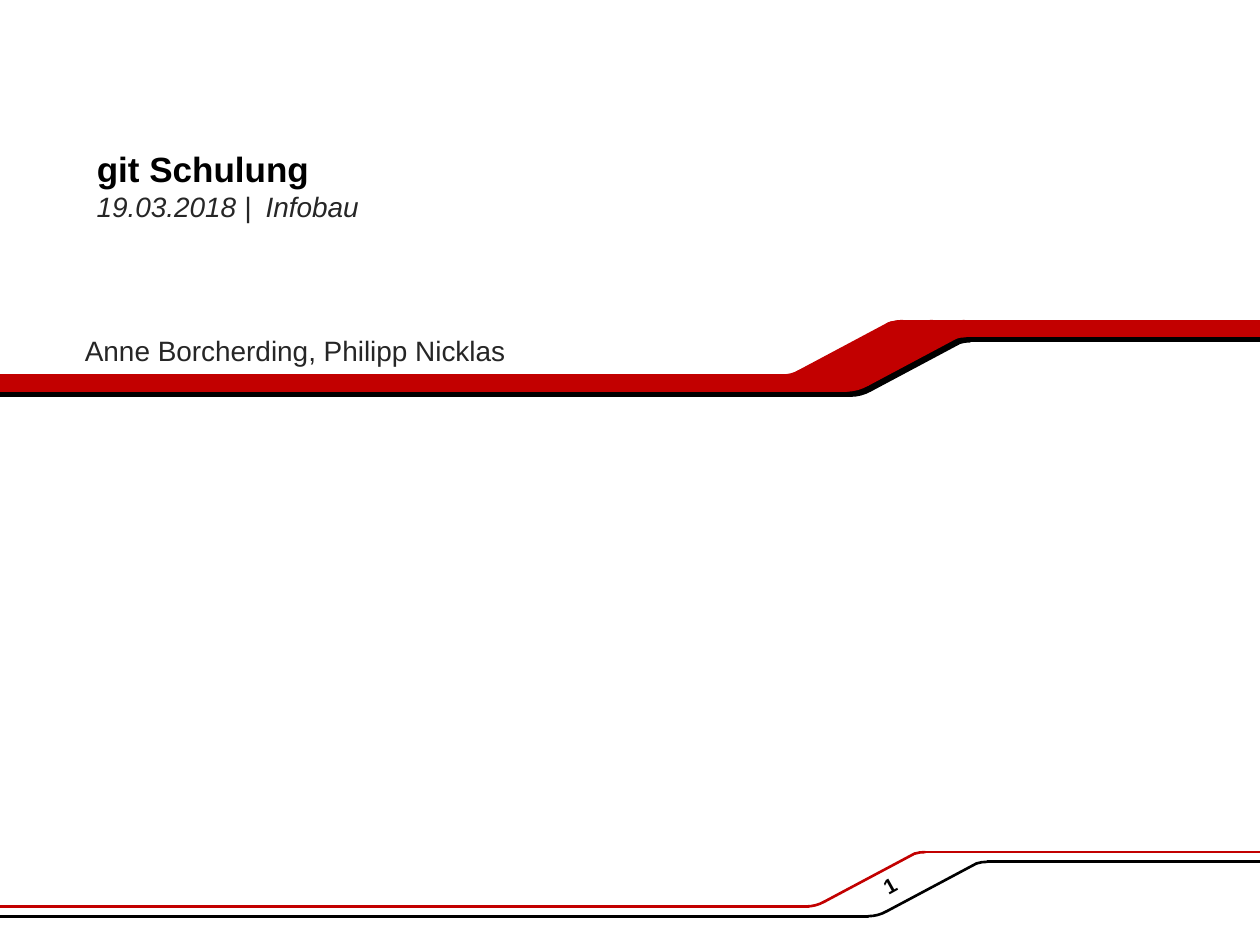
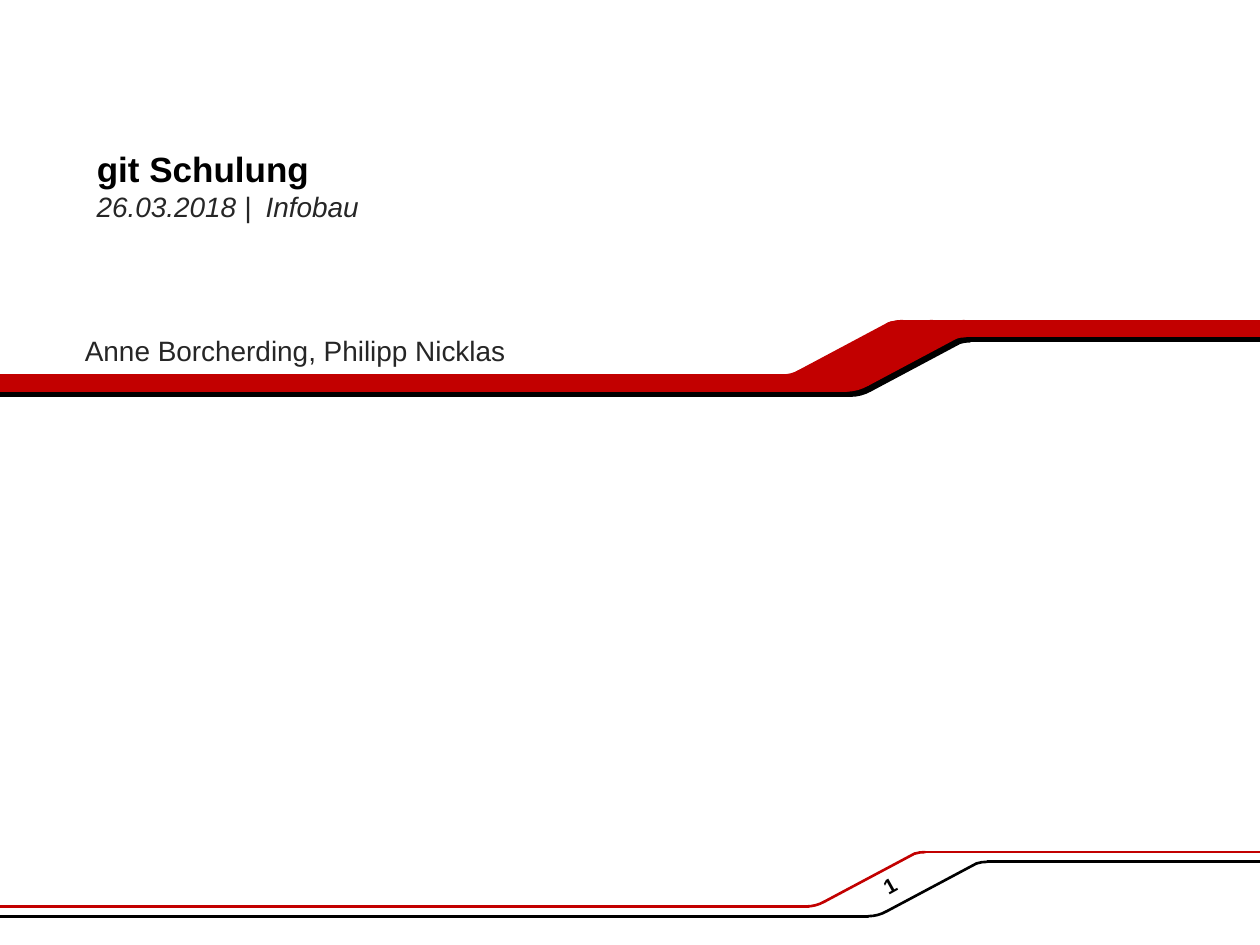
Before and after one commit to PhillyVsWilly/Freibier, a slide deck: slide 1 of git Schulung.pptx. Drawn at 1260x945 pixels with LibreOffice and Linux fonts; fonts in the diff are those of the drawing; background and template pictures are left out. Boxes give left, top, right and bottom in pixels: in the first picture for what was removed or moved away, otherwise in the second. Text is boxed around its words. In the diff, an @@ line names an element or a change of style, - is before the commit and + after.

```diff
--- a/git Schulung.pptx
+++ b/git Schulung.pptx
@@ text at bbox=[97, 197, 237, 218]: text changed @@
-19.03.2018 |
+26.03.2018 |
```
Also in this commit, not shown: 2 other slides changed, 9 slides added, 2 slides removed, 2 other files.
